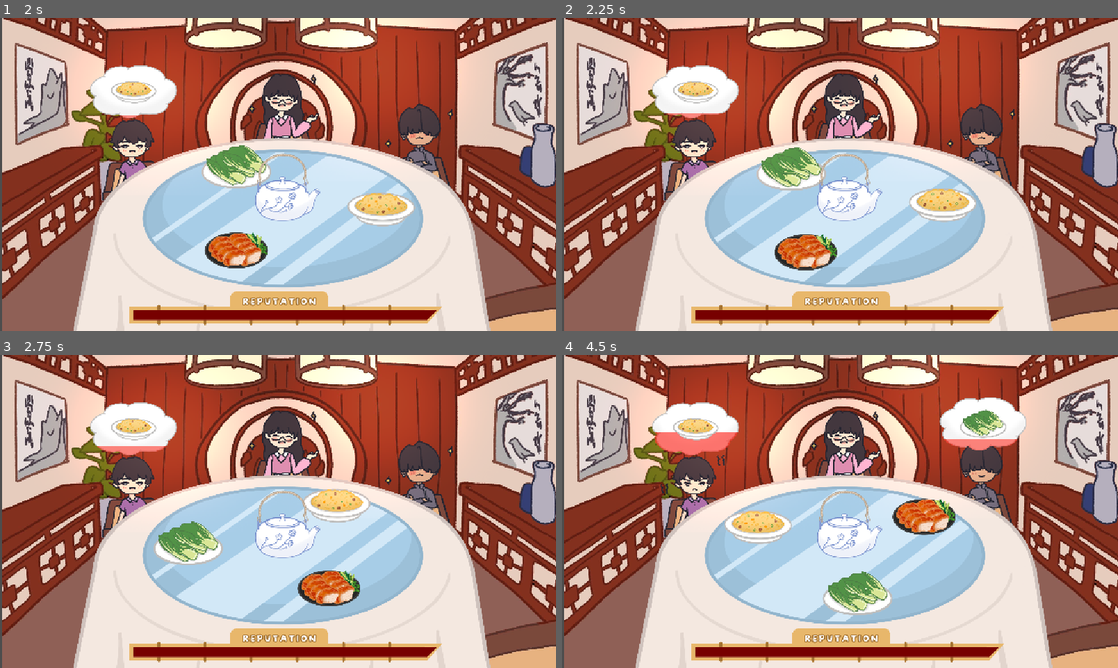
Above: before the commit, frames 1-4 (two rows, left to right).
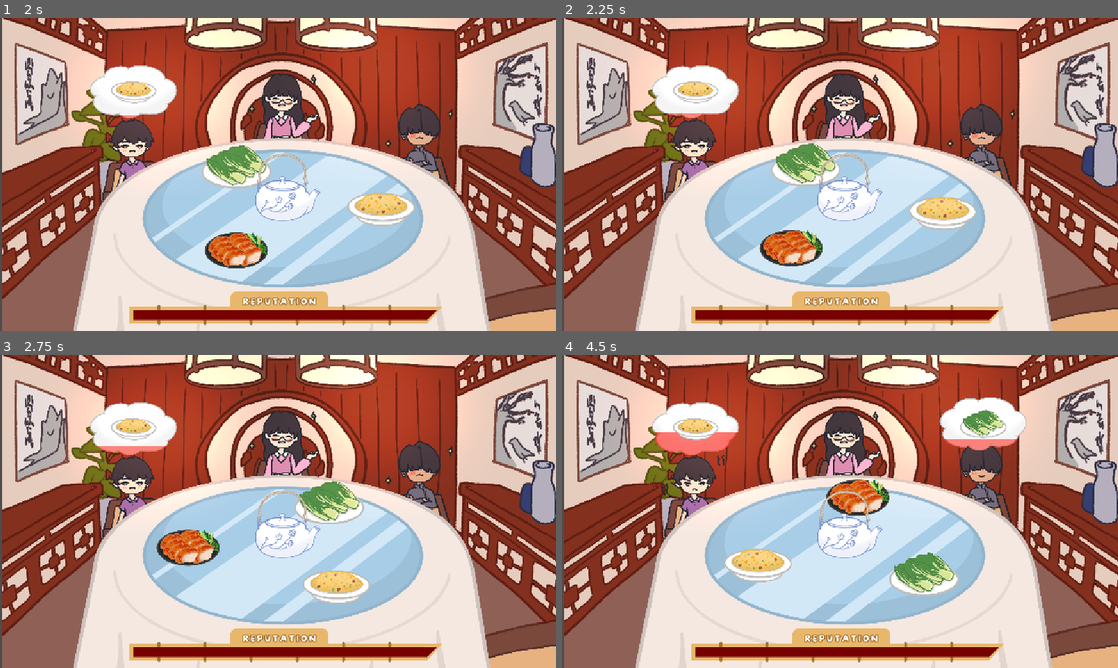
Above: after the commit, the same moments.

Repository: game-dev-besties/lupe_game
Game: Godot game, scene res://scenes/game.tscn
Same seed, same stepped clock (60 frames per second), same inputs: the game is played once before the commit and once after it. This scene is started directly instead of the project's main scene.
Inputs (mouse positions are in pixels of both pictures, inside the frame that each line leads up to):
- Up to frame 1 (2 s): tap Enter (ui_accept) at 0.5 s; drag from (283, 196) to (233, 249) at 0.52 s; drag from (378, 208) to (233, 249) at 1.27 s
- Up to frame 2 (2.25 s): tap Enter (ui_accept) at 2 s; hold Right (ui_right) from 2.03 s (still down); hold Enter (ui_accept) from 2.03 s (still down); click (795, 249) at 2.17 s
- Up to frame 3 (2.75 s): keep holding Right (ui_right); keep holding Enter (ui_accept)
- Up to frame 4 (4.5 s): release Right (ui_right) at 2.75 s; release Enter (ui_accept) at 2.75 s; drag from (751, 542) to (890, 586) at 2.77 s; move the mouse to (1006, 558) at 3.52 s; hold Left (ui_left) 3.53-4.25 s; hold Enter (ui_accept) 3.53-4.25 s; drag from (673, 464) to (901, 505) at 4.27 s

Frame 1 is identical in both runs. In frame 2, 3.7% of the frame differs, in the area x 35-75%, y 40-81%; in frame 3, 3.6%; in frame 4, 6.5%, in the area x 29-72%, y 39-84%.

Commit message:
fix: reverse controls back  to normal

Diff:
--- a/scenes/main_menu.tscn
+++ b/scenes/main_menu.tscn
@@ -21,14 +21,14 @@
 
 [node name="SusanOutline" type="Sprite2D" parent="."]
 z_index = 13
-position = Vector2(403, 341)
+position = Vector2(437, 346)
 rotation = -0.0523599
 scale = Vector2(0.362786, 0.367243)
 texture = ExtResource("3_oa1go")
 
 [node name="StartGameText" type="Sprite2D" parent="."]
-position = Vector2(963.128, 505.781)
-scale = Vector2(0.355125, 0.355125)
+position = Vector2(939.887, 484.281)
+scale = Vector2(0.333125, 0.333125)
 texture = ExtResource("4_tbmy8")
 
 [node name="StartGameButton" type="ColorRect" parent="StartGameText"]
@@ -39,13 +39,11 @@
 color = Color(1, 1, 1, 0)
 
 [node name="CreditsText" type="Sprite2D" parent="."]
-visible = false
-position = Vector2(1021, 580)
-scale = Vector2(0.341875, 0.341875)
+position = Vector2(994.638, 555.906)
+scale = Vector2(0.3145, 0.3145)
 texture = ExtResource("5_jk1qb")
 
 [node name="CreditsButton" type="ColorRect" parent="CreditsText"]
-visible = false
 offset_left = -303.0
 offset_top = -81.0
 offset_right = 303.0
@@ -54,8 +52,8 @@
 metadata/_edit_use_anchors_ = true
 
 [node name="title" type="Sprite2D" parent="."]
-position = Vector2(782, 286)
-scale = Vector2(0.716, 0.716)
+position = Vector2(796.2, 278)
+scale = Vector2(0.616, 0.616)
 texture = ExtResource("6_rtw2f")
 
 [node name="PointLight2D" type="PointLight2D" parent="."]
--- a/scripts/spinningthing.gd
+++ b/scripts/spinningthing.gd
@@ -156,9 +156,9 @@
 func handle_input(delta):
 	var input_force = 0.0
 	if Input.is_action_pressed("ui_left"):
+		input_force -= acceleration
+	if Input.is_action_pressed("ui_right"):
 		input_force += acceleration
-	if Input.is_action_pressed("ui_right"):
-		input_force -= acceleration
 
 	if input_force != 0:
 		angular_velocity += input_force * delta
Binary file changed: assets/cutscene/level_1.png
Not shown: 1 places in scenes/NPC.tscn that only renumber resources
